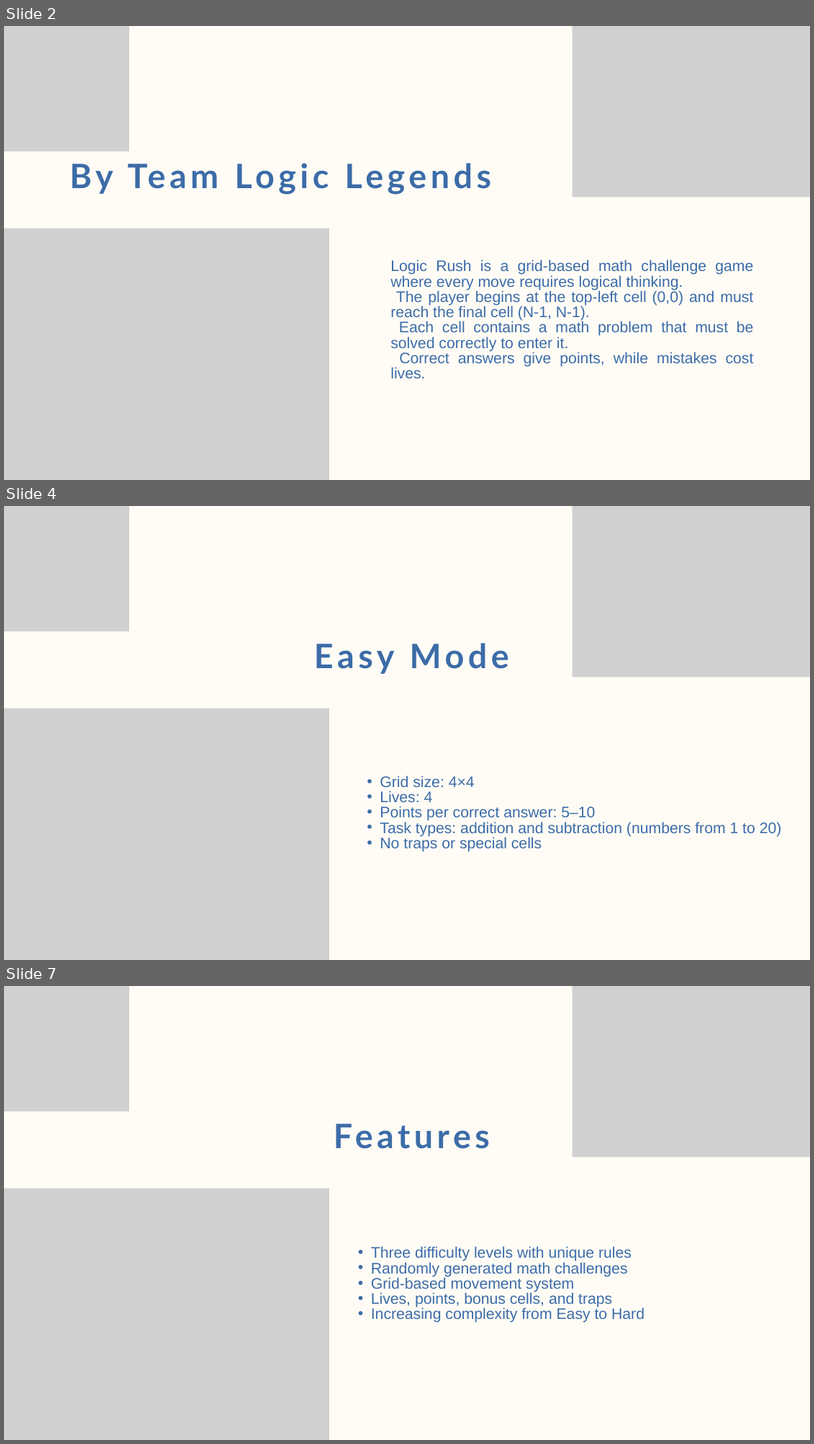
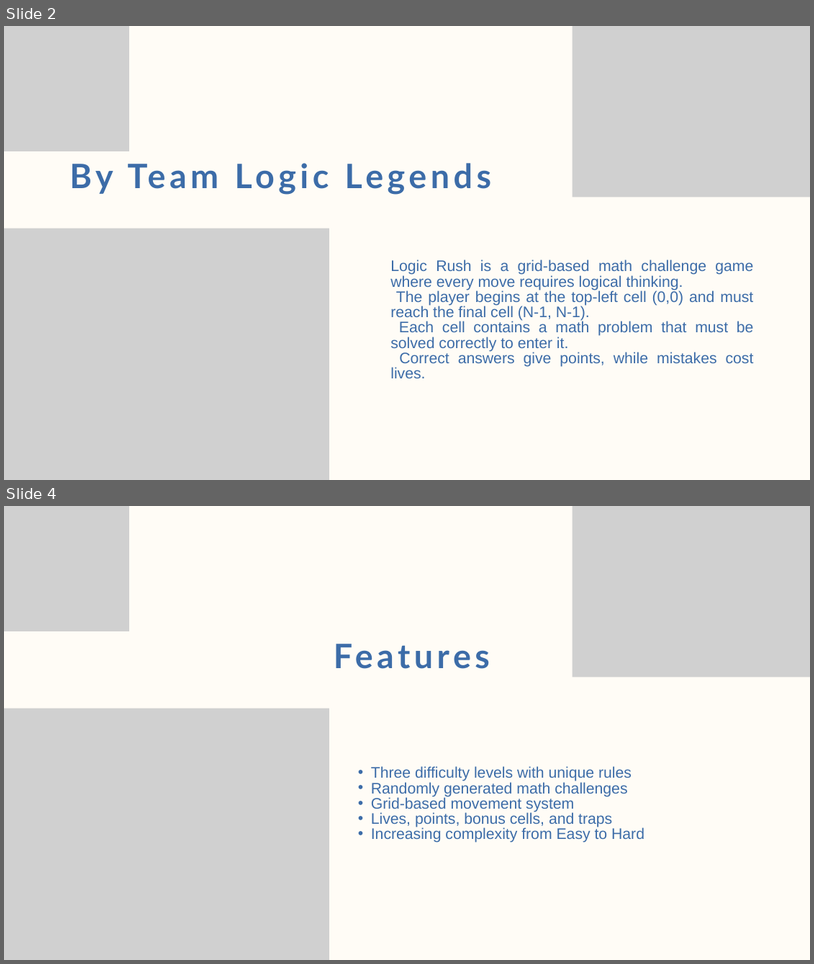
Before and after one commit to codingburgas/sprint-math-games-9th-grade-logic-legends, a slide deck: LogicLegends/documentation/LogicLegends-presentation.pptx. Shown one above the other, each under a label of ours: slides 2, 4 and 7 before the commit, slides 2 and 4 after it; the slides between them are not shown. The pictures are 814x1444 and 814x964 pixels, drawn with LibreOffice and Linux fonts; fonts in the diff are those of the drawing; grey boxes stand for pictures. Boxes give left, top, right and bottom in pixels: in the first picture for what was removed or moved away, otherwise in the second. Text is boxed around its words. In the diff, an @@ line names an element or a change of style, - is before the commit and + after.

```diff
--- a/LogicLegends/documentation/LogicLegends-presentation.pptx
+++ b/LogicLegends/documentation/LogicLegends-presentation.pptx
@@ slide 4 removed at [4,506,810,960], background #FFFCF6 @@
@@ picture removed at [4,506,129,631] @@
@@ picture removed at [573,506,810,677] @@
@@ text removed at [314,643,509,674] @@
-Easy Mode
@@ picture removed at [4,708,329,960] @@
@@ text removed at [380,775,782,852] @@
-  • Grid size: 4×4
-  • Lives: 4
-  • Points per correct answer: 5–10
-  • Task types: addition and subtraction (numbers from 1 to 20)
-  • No traps or special cells
@@ what was slide 7 is now slide 4 @@
```
Also in this commit, not shown: 1 slide changed, 2 other slides removed.
